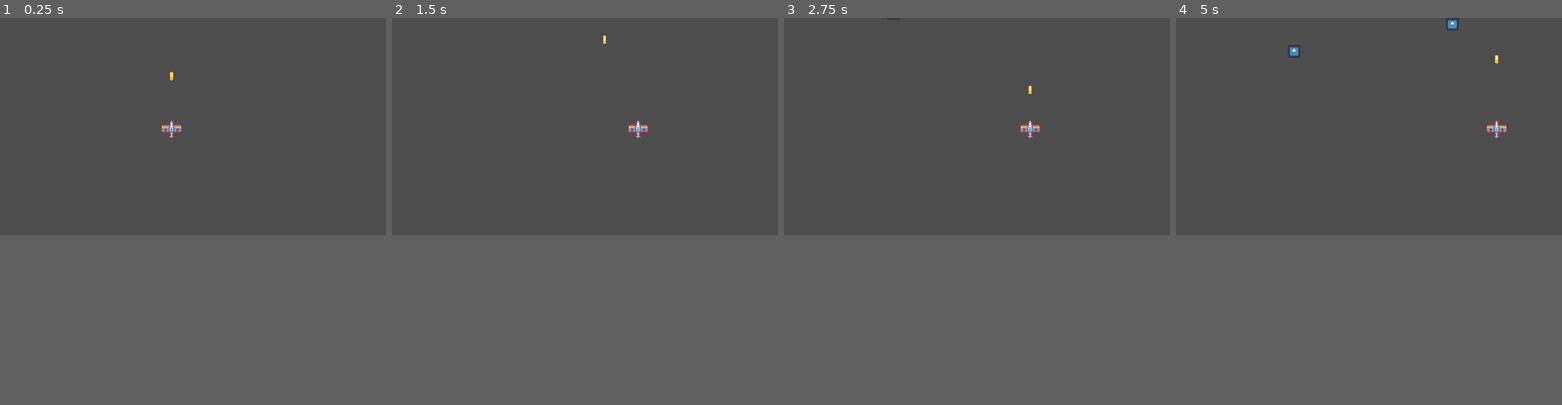
Above: before the commit, frames 1-4 (left to right).
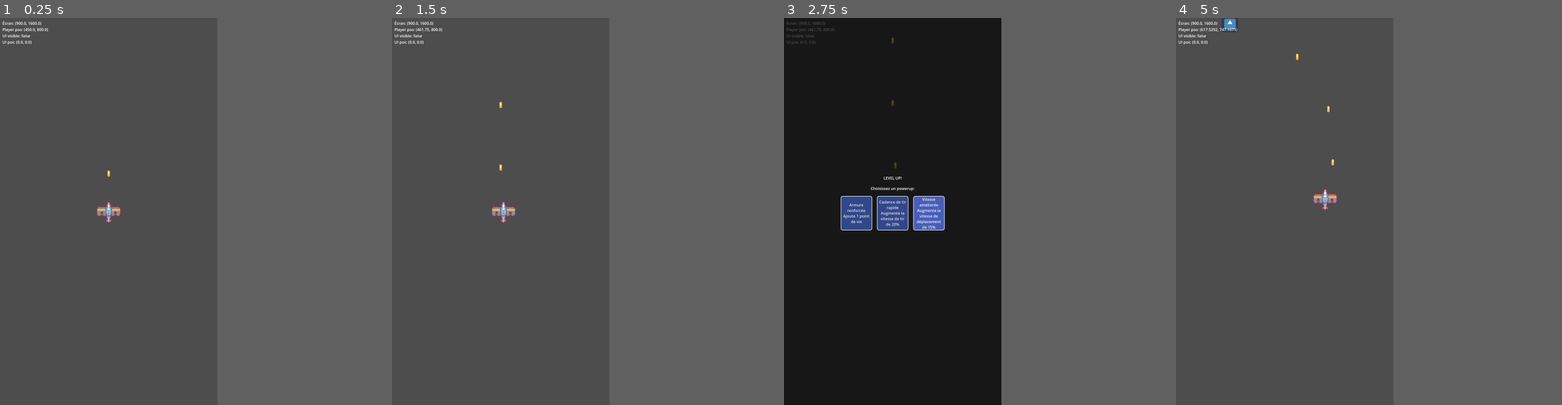
Above: after the commit, the same moments.

Repository: teubamaf/PlaneCrasher
Game: Godot game, scene res://Scenes/Playground/Test_Scene.tscn
The game is run twice, just before and just after one commit, with the same random seed, the same clock (stepped at 60 frames per second) and the same inputs. The engine's default icon, where the game draws it, is replaced by a stand-in: a white triangle on a blue panel in a dark square.
Inputs (mouse positions are in pixels of both pictures, inside the frame that each line leads up to):
- Up to frame 1 (0.25 s): no input
- Up to frame 2 (1.5 s): tap Enter at 0.5 s; move the mouse to (669, 114) at 0.52 s; hold D (move_right) 0.53-1.25 s; tap L at 0.6 s; click (669, 114) at 0.67 s; click (519, 126) at 1.25 s, where only the run after the commit has a clickable "Cadence de tir rapide Augment…"
- Up to frame 3 (2.75 s): drag from (899, 137) to (1031, 130) at 2.02 s
- Up to frame 4 (5 s): click (1303, 126) at 2.75 s, where only the run after the commit has a clickable "Armure renforcée Ajoute 1 poi…"; move the mouse to (1407, 79) at 3.52 s; hold D (move_right) 3.53-4.25 s; tap L at 3.6 s; click (1407, 79) at 3.67 s; drag from (1349, 168) to (1284, 37) at 4.27 s
In our replay, the window is 799x449 before the commit and 450x800 after it. These sizes can differ from the game's own. Grey fills any space a smaller window leaves; there, only what the larger window draws over its background counts as a difference.

The runs differ from the first frame. In frame 1, 0.5% of the frame differs, in the area x 0-48%, y 0-53%; in frame 2, 0.5%; in frame 3, 32%, in the area x 0-67%, y 0-57%; in frame 4, 0.8%.

Commit message:
feat: Power-up and level system

Diff:
--- a/Scenes/Ennemies/Enemy.tscn
+++ b/Scenes/Ennemies/Enemy.tscn
@@ -1,12 +1,13 @@
 [gd_scene load_steps=4 format=3 uid="uid://dxpeh1t3587yt"]
 
 [ext_resource type="Texture2D" uid="uid://dyf2tlsdgaykh" path="res://icon.svg" id="1_dfn4p"]
-[ext_resource type="Script" uid="uid://dfvoxlsj3r3jl" path="res://Script/Ennemies/enemy.gd" id="1_lv1dq"]
+[ext_resource type="Script" uid="uid://dfvoxlsj3r3jl" path="res://Script/Ennemies/Enemy.gd" id="1_lv1dq"]
 
 [sub_resource type="RectangleShape2D" id="RectangleShape2D_dfn4p"]
 size = Vector2(36, 37)
 
 [node name="Enemy" type="Area2D"]
+scale = Vector2(1.8267195, 1.8267195)
 collision_layer = 2
 collision_mask = 5
 script = ExtResource("1_lv1dq")
--- a/Scenes/Player/Player.tscn
+++ b/Scenes/Player/Player.tscn
@@ -9,7 +9,8 @@
 [sub_resource type="RectangleShape2D" id="RectangleShape2D_h54ih"]
 size = Vector2(60, 21)
 
-[node name="Player" type="CharacterBody2D"]
+[node name="Player" type="CharacterBody2D" groups=["player"]]
+scale = Vector2(1.622689, 1.622689)
 collision_mask = 2
 script = ExtResource("1_s0eop")
 
--- a/Scenes/Playground/Test_Scene.tscn
+++ b/Scenes/Playground/Test_Scene.tscn
@@ -1,12 +1,35 @@
-[gd_scene load_steps=4 format=3 uid="uid://b2il63hqe31yc"]
+[gd_scene load_steps=8 format=3 uid="uid://c4n5b6m7o8qaq"]
 
-[ext_resource type="Script" uid="uid://dmihb1j5igvhf" path="res://Script/Playground/test_scene.gd" id="1_2uc3r"]
+[ext_resource type="Script" uid="uid://dmihb1j5igvhf" path="res://Script/Playground/Test_scene.gd" id="1_2uc3r"]
 [ext_resource type="PackedScene" uid="uid://gbqjqj5xaaeq" path="res://Scenes/Player/Player.tscn" id="1_nl754"]
 [ext_resource type="PackedScene" uid="uid://dxpeh1t3587yt" path="res://Scenes/Ennemies/Enemy.tscn" id="2_8ibn2"]
+[ext_resource type="Script" uid="uid://c6ndhhui1st7f" path="res://Script/Systems/GameManager.gd" id="4_o2ev7"]
+[ext_resource type="PackedScene" uid="uid://bxq3mp0x7bvs1" path="res://Scenes/UI/PowerupSelectionUI.tscn" id="5_wsujw"]
+[ext_resource type="Script" uid="uid://de56dwnqbp0ow" path="res://Script/Debug/TestLevelUp.gd" id="6_gjcgs"]
+[ext_resource type="Script" uid="uid://7vakhdaav0dk" path="res://Script/Debug/ScreenDebugger.gd" id="7_abc123"]
 
 [node name="TestScene" type="Node2D"]
 script = ExtResource("1_2uc3r")
 enemy_scene = ExtResource("2_8ibn2")
 
 [node name="Player" parent="." instance=ExtResource("1_nl754")]
-position = Vector2(512, 330)
+position = Vector2(450, 800)
+
+[node name="GameManager" type="Node" parent="."]
+script = ExtResource("4_o2ev7")
+
+[node name="TestLevelUp" type="Node" parent="."]
+script = ExtResource("6_gjcgs")
+
+[node name="UILayer" type="CanvasLayer" parent="."]
+
+[node name="PowerupSelectionUI" parent="UILayer" instance=ExtResource("5_wsujw")]
+
+[node name="DebugUI" type="Control" parent="UILayer"]
+layout_mode = 3
+anchors_preset = 15
+anchor_right = 1.0
+anchor_bottom = 1.0
+grow_horizontal = 2
+grow_vertical = 2
+script = ExtResource("7_abc123")
--- a/Scenes/Projectiles/Projectile.tscn
+++ b/Scenes/Projectiles/Projectile.tscn
@@ -1,6 +1,6 @@
 [gd_scene load_steps=4 format=3 uid="uid://0go6u5fmkn0h"]
 
-[ext_resource type="Script" uid="uid://bk8vsg4drwql2" path="res://Script/Projectiles/projectile.gd" id="1_dqbtj"]
+[ext_resource type="Script" uid="uid://bk8vsg4drwql2" path="res://Script/Projectiles/Projectile.gd" id="1_dqbtj"]
 [ext_resource type="Texture2D" uid="uid://bqugm8mim34jt" path="res://Assets/Missiles/classic_missil.png" id="2_qupxw"]
 
 [sub_resource type="CapsuleShape2D" id="CapsuleShape2D_qupxw"]
--- /dev/null
+++ b/Scenes/UI/PowerupSelectionUI.tscn
@@ -0,0 +1,52 @@
+[gd_scene load_steps=2 format=3 uid="uid://bxq3mp0x7bvs1"]
+
+[ext_resource type="Script" uid="uid://m7wlxdddd1lv" path="res://Script/UI/PowerupSelectionUI.gd" id="1_abc123"]
+
+[node name="PowerupSelectionUI" type="Control" groups=["powerup_ui"]]
+layout_mode = 3
+anchors_preset = 15
+anchor_right = 1.0
+anchor_bottom = 1.0
+grow_horizontal = 2
+grow_vertical = 2
+script = ExtResource("1_abc123")
+
+[node name="Background" type="ColorRect" parent="."]
+layout_mode = 1
+anchors_preset = 15
+anchor_right = 1.0
+anchor_bottom = 1.0
+grow_horizontal = 2
+grow_vertical = 2
+color = Color(0, 0, 0, 0.7)
+
+[node name="VBoxContainer" type="VBoxContainer" parent="."]
+layout_mode = 1
+anchors_preset = 8
+anchor_left = 0.5
+anchor_top = 0.5
+anchor_right = 0.5
+anchor_bottom = 0.5
+offset_left = -250.0
+offset_top = -150.0
+offset_right = 250.0
+offset_bottom = 150.0
+grow_horizontal = 2
+grow_vertical = 2
+theme_override_constants/separation = 20
+
+[node name="TitleLabel" type="Label" parent="VBoxContainer"]
+layout_mode = 2
+text = "LEVEL UP!"
+horizontal_alignment = 1
+vertical_alignment = 1
+
+[node name="SubtitleLabel" type="Label" parent="VBoxContainer"]
+layout_mode = 2
+text = "Choisissez un powerup:"
+horizontal_alignment = 1
+
+[node name="PowerupContainer" type="HBoxContainer" parent="VBoxContainer"]
+layout_mode = 2
+theme_override_constants/separation = 20
+alignment = 1
--- /dev/null
+++ b/Script/Debug/ScreenDebugger.gd
@@ -0,0 +1,29 @@
+extends Control
+
+var debug_label: Label
+
+func _ready():
+	# Créer un label de debug en haut à gauche
+	debug_label = Label.new()
+	debug_label.position = Vector2(10, 10)
+	add_child(debug_label)
+
+	# Plein écran pour le debug
+	set_anchors_and_offsets_preset(Control.PRESET_FULL_RECT)
+
+func _process(_delta):
+	if debug_label:
+		var viewport_size = get_viewport().get_visible_rect().size
+		var player = get_tree().get_first_node_in_group("player")
+		var powerup_ui = get_tree().get_first_node_in_group("powerup_ui")
+
+		var text = "Écran: %s\n" % str(viewport_size)
+
+		if player:
+			text += "Player pos: %s\n" % str(player.global_position)
+
+		if powerup_ui:
+			text += "UI visible: %s\n" % str(powerup_ui.visible)
+			text += "UI pos: %s\n" % str(powerup_ui.global_position)
+
+		debug_label.text = text
--- /dev/null
+++ b/Script/Debug/TestLevelUp.gd
@@ -0,0 +1,22 @@
+extends Node
+
+# Script de test pour forcer un level up rapidement
+
+var player: Player
+
+func _ready():
+	await get_tree().process_frame
+	player = get_tree().get_first_node_in_group("player")
+
+	if player:
+		print("TestLevelUp: Player trouvé, ajout de XP pour test...")
+		await get_tree().create_timer(2.0).timeout
+		player.gain_xp(500)
+	else:
+		print("TestLevelUp: Player non trouvé!")
+
+func _input(event):
+	if event is InputEventKey and event.pressed:
+		if event.keycode == KEY_L and player:
+			print("TestLevelUp: Ajout de 200 XP (touche L)")
+			player.gain_xp(200)
--- /dev/null
+++ b/Script/Debug/XPDebugger.gd
@@ -0,0 +1,31 @@
+extends Control
+
+var player: Player
+var label: Label
+
+func _ready():
+	# Créer un label pour afficher l'XP
+	label = Label.new()
+	label.position = Vector2(10, 10)
+	add_child(label)
+
+	await get_tree().process_frame
+	player = get_tree().get_first_node_in_group("player")
+
+	if player and player.level_system:
+		player.level_system.xp_gained.connect(_on_xp_gained)
+		player.level_system.level_up.connect(_on_level_up)
+
+func _process(_delta):
+	if player and player.level_system:
+		var current_xp = player.level_system.current_xp
+		var required_xp = player.level_system.get_xp_required_for_next_level()
+		var current_level = player.level_system.current_level
+
+		label.text = "Level: %d\nXP: %d/%d" % [current_level, current_xp, required_xp]
+
+func _on_xp_gained(amount: int):
+	print("XPDebugger: +", amount, " XP")
+
+func _on_level_up(new_level: int):
+	print("XPDebugger: LEVEL UP! Niveau ", new_level)
--- a/Script/Ennemies/enemy.gd
+++ b/Script/Ennemies/enemy.gd
@@ -1,8 +1,10 @@
 extends Area2D
+class_name Enemy
 
 @export var health: int = 3
 @export var move_speed: float = 100.0
 @export var movement_pattern: String = "straight"
+@export var xp_reward: int = 40
 
 var initial_position: Vector2
 var time_alive: float = 0.0
@@ -55,6 +57,11 @@
 func die():
 	enemy_destroyed.emit(self)
 
+	# Donner de l'XP au joueur
+	var players = get_tree().get_nodes_in_group("player")
+	if players.size() > 0 and players[0].has_method("gain_xp"):
+		players[0].gain_xp(xp_reward)
+
 	# Effet de destruction
 	var tween = create_tween()
 	tween.parallel().tween_property(self, "scale", Vector2.ZERO, 0.2)
--- a/Script/Player/Player.gd
+++ b/Script/Player/Player.gd
@@ -1,30 +1,57 @@
 extends CharacterBody2D
 class_name Player
 
-@export var speed: float = 300.0
+@export var base_speed: float = 300.0
 @export var acceleration: float = 1500.0
 @export var friction: float = 1200.0
 
-@export var lifepoint = 3
+# Références aux systèmes
+var level_system: LevelSystem
+var powerup_system: PowerupSystem
+
+@export var base_lifepoint = 3
 @export var shoot_timer = 0.0
+@export var base_shoot_cooldown: float = 0.5
 @export var bullet_speed: float = 400.0
 var bullet_scene = preload("res://Scenes/Projectiles/Projectile.tscn")
 
+# Variables calculées dynamiquement
+var speed: float
+var lifepoint: int
+var max_lifepoint: int
+var shoot_cooldown: float
+
 var input_vector : Vector2 = Vector2.ZERO
+var touch_position: Vector2 = Vector2.ZERO
+var is_touching: bool = false
 
 func _ready():
 
+	add_to_group("player")
+
+	# Initialiser les systèmes
+	level_system = LevelSystem.new()
+	powerup_system = PowerupSystem.new()
+	add_child(level_system)
+	add_child(powerup_system)
+
+	# Connecter les signaux
+	level_system.level_up.connect(_on_level_up)
+	powerup_system.powerup_applied.connect(_on_powerup_applied)
+
+	# Initialiser les stats
+	update_stats()
+
 	var hitbox = $Hitbox
-
 	hitbox.area_entered.connect(_on_hitbox_area_entered)
 
-	#DEBUG
 	print("Joueur initialisé avec ", lifepoint, " points de vie")
 
 
 func _physics_process(delta):
 	input_vector = Vector2.ZERO
 
+	# Contrôles clavier (PC)
 	if Input.is_action_pressed("move_left"):
 		input_vector.x -= 1
 	if Input.is_action_pressed("move_right"):
@@ -33,6 +60,15 @@
 		input_vector.y -= 1
 	if Input.is_action_pressed("move_down"):
 		input_vector.y += 1
+
+	# Contrôles tactiles (Mobile)
+	if is_touching:
+		var direction = (touch_position - global_position).normalized()
+		var distance = global_position.distance_to(touch_position)
+
+		# Zone morte pour éviter les micro-mouvements
+		if distance > 30:
+			input_vector = direction
 
 	if input_vector.length() > 0:
 		input_vector = input_vector.normalized()
@@ -47,13 +83,27 @@
 	shoot_timer -= delta
 	if shoot_timer <= 0:
 		shoot()
-		shoot_timer = 0.5
+		shoot_timer = shoot_cooldown
 
 func shoot():
-	var bullet = bullet_scene.instantiate()
-	get_parent().add_child(bullet)
-	bullet.position = position + Vector2(0, -40)
-	bullet.velocity = Vector2(0, -bullet_speed)
+	var projectile_count = powerup_system.get_projectile_count()
+	var damage_multiplier = powerup_system.get_damage_multiplier()
+
+	for i in range(projectile_count):
+		var bullet = bullet_scene.instantiate()
+		get_parent().add_child(bullet)
+
+		# Position de départ avec espacement pour plusieurs projectiles
+		var offset_x = 0
+		if projectile_count > 1:
+			offset_x = (i - (projectile_count - 1) * 0.5) * 20
+
+		bullet.position = position + Vector2(offset_x, -40)
+		bullet.velocity = Vector2(0, -bullet_speed)
+
+		# Appliquer les dégâts améliorés
+		if bullet.has_method("set_damage"):
+			bullet.set_damage(int(bullet.damage * damage_multiplier))
 
 
 func take_damage(amount: int = 1):
@@ -71,5 +121,37 @@
 	print("Game Over !")
 	queue_free()
 
+func _input(event):
+	if event is InputEventScreenTouch:
+		if event.pressed:
+			is_touching = true
+			touch_position = event.position
+		else:
+			is_touching = false
+
+	elif event is InputEventScreenDrag:
+		if is_touching:
+			touch_position = event.position
+
 func _on_hitbox_area_entered(area):
 	print("Collision détectée avec: ", area.name)
+
+func update_stats():
+	# Calculer les stats modifiées par les powerups
+	speed = base_speed * powerup_system.get_move_speed_multiplier()
+	shoot_cooldown = base_shoot_cooldown / powerup_system.get_attack_speed_multiplier()
+	max_lifepoint = base_lifepoint + powerup_system.get_bonus_health()
+
+	# Ajuster les points de vie si powerup
+	if lifepoint == 0 or lifepoint > max_lifepoint:
+		lifepoint = max_lifepoint
+
+func _on_level_up(new_level: int):
+	print("Level up! Nouveau niveau: ", new_level)
+
+func _on_powerup_applied(powerup):
+	update_stats()
+	print("Powerup appliqué: ", powerup.name)
+
+func gain_xp(amount: int):
+	level_system.add_xp(amount)
--- a/Script/Projectiles/projectile.gd
+++ b/Script/Projectiles/projectile.gd
@@ -52,3 +52,6 @@
 	if body.has_method("take_damage") and body != get_parent():
 		body.take_damage(damage)
 	queue_free()
+
+func set_damage(new_damage: int):
+	damage = new_damage
--- /dev/null
+++ b/Script/Systems/GameManager.gd
@@ -0,0 +1,44 @@
+extends Node
+class_name GameManager
+
+var player: Player
+var powerup_ui: PowerupSelectionUI
+
+func _ready():
+	#Permet que tous les nodes soient initialisés
+	await get_tree().process_frame
+	initialize_connections()
+
+func initialize_connections():
+	player = get_tree().get_first_node_in_group("player")
+	powerup_ui = get_tree().get_first_node_in_group("powerup_ui")
+
+	print("GameManager: Player trouvé: ", player != null)
+	print("GameManager: PowerupUI trouvé: ", powerup_ui != null)
+
+	if player and player.level_system:
+		player.level_system.level_up.connect(_on_player_level_up)
+		print("GameManager: Signal level_up connecté")
+	else:
+		print("GameManager: Impossible de connecter level_up - Player ou level_system manquant")
+
+	if powerup_ui:
+		powerup_ui.powerup_selected.connect(_on_powerup_selected)
+		print("GameManager: Signal powerup_selected connecté")
+	else:
+		print("GameManager: Impossible de connecter powerup_selected - PowerupUI manquant")
+
+func _on_player_level_up(new_level: int):
+	print("GameManager: Level up détecté! Niveau: ", new_level)
+	if powerup_ui and player and player.powerup_system:
+		#print("GameManager: Affichage de l'UI de sélection de powerup")
+		powerup_ui.show_powerup_selection(player.powerup_system)
+	else:
+		print("GameManager: Impossible d'afficher l'UI - composants manquants")
+
+func _on_powerup_selected(powerup: PowerupSystem.Powerup):
+	print("GameManager: Powerup sélectionné: ", powerup.name)
+	if player and player.powerup_system:
+		player.powerup_system.apply_powerup(powerup)
+	else:
+		print("GameManager: Impossible d'appliquer le powerup - player manquant")
--- /dev/null
+++ b/Script/Systems/LevelSystem.gd
@@ -0,0 +1,39 @@
+extends Node
+class_name LevelSystem
+
+signal level_up(new_level)
+signal xp_gained(amount)
+
+@export var current_level: int = 1
+@export var current_xp: int = 0
+@export var base_xp_requirement: int = 100
+
+# Formule: base_xp * (level^1.1) pour une progression exponentielle
+func get_xp_required_for_level(level: int) -> int:
+	return int(base_xp_requirement * pow(level, 1.1))
+
+func get_xp_required_for_next_level() -> int:
+	return get_xp_required_for_level(current_level)
+
+func add_xp(amount: int):
+	current_xp += amount
+	xp_gained.emit(amount)
+
+	check_level_up()
+
+func check_level_up():
+	var xp_required = get_xp_required_for_next_level()
+
+	while current_xp >= xp_required:
+		current_xp -= xp_required
+		current_level += 1
+		level_up.emit(current_level)
+
+		print("Level Up! Nouveau niveau: ", current_level)
+
+		# Recalculer pour le prochain niveau
+		xp_required = get_xp_required_for_next_level()
+
+func get_xp_progress() -> float:
+	var required = get_xp_required_for_next_level()
+	return float(current_xp) / float(required)
--- /dev/null
+++ b/Script/Systems/PowerupSystem.gd
@@ -0,0 +1,113 @@
+extends Node
+class_name PowerupSystem
+
+enum PowerupType {
+	ATTACK_SPEED,
+	PROJECTILE_COUNT,
+	MOVE_SPEED,
+	DAMAGE,
+	HEALTH
+}
+
+class Powerup:
+	var type: PowerupType
+	var name: String
+	var description: String
+	var icon_path: String
+	var effect_value: float
+
+	func _init(p_type: PowerupType, p_name: String, p_description: String, p_effect_value: float, p_icon_path: String = ""):
+		type = p_type
+		name = p_name
+		description = p_description
+		effect_value = p_effect_value
+		icon_path = p_icon_path
+
+# Dictionnaire pour stocker les améliorations actives
+var active_powerups: Dictionary = {}
+
+signal powerup_applied(powerup: Powerup)
+
+func _ready():
+	# Initialise le compteurs de powerups
+	for powerup_type in PowerupType.values():
+		active_powerups[powerup_type] = 0
+
+func get_available_powerups() -> Array[Powerup]:
+	var powerups: Array[Powerup] = []
+
+	powerups.append(Powerup.new(
+		PowerupType.ATTACK_SPEED,
+		"Cadence de tir rapide",
+		"Augmente la vitesse de tir de 20%",
+		0.2
+	))
+
+	powerups.append(Powerup.new(
+		PowerupType.PROJECTILE_COUNT,
+		"Tirs multiples",
+		"Ajoute un projectile supplémentaire",
+		1
+	))
+
+	powerups.append(Powerup.new(
+		PowerupType.MOVE_SPEED,
+		"Vitesse améliorée",
+		"Augmente la vitesse de déplacement de 15%",
+		0.15
+	))
+
+	powerups.append(Powerup.new(
+		PowerupType.DAMAGE,
+		"Dégâts renforcés",
+		"Augmente les dégâts de 50%",
+		0.5
+	))
+
+	powerups.append(Powerup.new(
+		PowerupType.HEALTH,
+		"Armure renforcée",
+		"Ajoute 1 point de vie",
+		1
+	))
+
+	return powerups
+
+func get_random_powerups(count: int = 3) -> Array[Powerup]:
+	var all_powerups = get_available_powerups()
+	var selected: Array[Powerup] = []
+
+	# permet de mélanger
+	all_powerups.shuffle()
+
+	for i in range(min(count, all_powerups.size())):
+		selected.append(all_powerups[i])
+
+	return selected
+
+func apply_powerup(powerup: Powerup):
+	active_powerups[powerup.type] += 1
+	powerup_applied.emit(powerup)
+	print("Powerup appliqué: ", powerup.name, " (Total: ", active_powerups[powerup.type], ")")
+
+func get_powerup_level(type: PowerupType) -> int:
+	return active_powerups.get(type, 0)
+
+# Fonctions pour calculer les valeurs modifiées
+func get_attack_speed_multiplier() -> float:
+	var level = get_powerup_level(PowerupType.ATTACK_SPEED)
+	return 1.0 + (level * 0.2)  # 20% par niveau
+
+func get_projectile_count() -> int:
+	return 1 + get_powerup_level(PowerupType.PROJECTILE_COUNT)
+
+func get_move_speed_multiplier() -> float:
+	var level = get_powerup_level(PowerupType.MOVE_SPEED)
+	return 1.0 + (level * 0.15)  # 15% par niveau
+
+func get_damage_multiplier() -> float:
+	var level = get_powerup_level(PowerupType.DAMAGE)
+	return 1.0 + (level * 0.5)  # 50% par niveau
+
+func get_bonus_health() -> int:
+	return get_powerup_level(PowerupType.HEALTH)
--- /dev/null
+++ b/Script/UI/PowerupSelectionUI.gd
@@ -0,0 +1,131 @@
+extends Control
+class_name PowerupSelectionUI
+
+signal powerup_selected(powerup: PowerupSystem.Powerup)
+
+@onready var powerup_container: HBoxContainer = $VBoxContainer/PowerupContainer
+@onready var title_label: Label = $VBoxContainer/TitleLabel
+
+var available_powerups: Array[PowerupSystem.Powerup] = []
+var powerup_system: PowerupSystem
+var is_showing: bool = false
+
+func _ready():
+	visible = false
+	# S'assure que l'UI peut recevoir les inputs
+	mouse_filter = Control.MOUSE_FILTER_STOP
+	process_mode = Node.PROCESS_MODE_ALWAYS
+	adapt_to_screen_size()
+
+func show_powerup_selection(p_powerup_system: PowerupSystem):
+	if is_showing:
+		print("PowerupUI: Déjà en cours d'affichage, ignoré")
+		return
+
+	is_showing = true
+	powerup_system = p_powerup_system
+	available_powerups = powerup_system.get_random_powerups(3)
+
+	# S'assure qu'on a exactement 3 powerups
+	if available_powerups.size() > 3:
+		available_powerups = available_powerups.slice(0, 3)
+
+	print("PowerupUI: Affichage de l'UI de sélection avec ", available_powerups.size(), " powerups")
+
+	# Nettoie les anciens boutons
+	for child in powerup_container.get_children():
+		child.queue_free()
+
+	# Attendre un frame pour que supprimés les enfants
+	await get_tree().process_frame
+
+	# Adapter la taille à l'écran
+	adapt_to_screen_size()
+
+	# Créer les boutons de powerup
+	for powerup in available_powerups:
+		create_powerup_button(powerup)
+
+	# S'assure que l'UI est au premier plan
+	move_to_front()
+	visible = true
+	get_tree().paused = true
+
+	print("PowerupUI: UI visible et jeu en pause")
+
+func create_powerup_button(powerup: PowerupSystem.Powerup):
+	var button = Button.new()
+
+	# Taille responsive selon l'écran
+	var viewport_size = get_viewport().get_visible_rect().size
+	var button_width = 140
+	var button_height = 80
+
+	# Adapter pour mobile
+	if viewport_size.x < viewport_size.y:  # Mode portrait
+		button_width = min(viewport_size.x / 3.5, 130)
+		button_height = max(button_width * 0.7, 70)
+
+	button.custom_minimum_size = Vector2(button_width, button_height)
+	button.text = powerup.name + "\n" + powerup.description
+
+	# S'assurer que le bouton soit clicable
+	button.mouse_filter = Control.MOUSE_FILTER_STOP
+
+	button.autowrap_mode = TextServer.AUTOWRAP_WORD_SMART
+
+	button.add_theme_stylebox_override("normal", create_powerup_style(Color(0.2, 0.3, 0.6, 0.9)))
+	button.add_theme_stylebox_override("hover", create_powerup_style(Color(0.3, 0.4, 0.8, 0.9)))
+	button.add_theme_stylebox_override("pressed", create_powerup_style(Color(0.4, 0.5, 1.0, 0.9)))
+
+	# Connecter le signal avec debug
+	button.pressed.connect(_on_powerup_button_pressed.bind(powerup))
+	print("PowerupUI: Signal connecté pour ", powerup.name)
+
+	powerup_container.add_child(button)
+	print("PowerupUI: Bouton créé pour ", powerup.name, " (", button_width, "x", button_height, ")")
+
+func create_powerup_style(color: Color) -> StyleBoxFlat:
+	var style = StyleBoxFlat.new()
+	style.bg_color = color
+	style.border_width_left = 2
+	style.border_width_right = 2
+	style.border_width_top = 2
+	style.border_width_bottom = 2
+	style.border_color = Color.WHITE
+	style.corner_radius_top_left = 8
+	style.corner_radius_top_right = 8
+	style.corner_radius_bottom_left = 8
+	style.corner_radius_bottom_right = 8
+	return style
+
+func _on_powerup_button_pressed(powerup: PowerupSystem.Powerup):
+	print("PowerupUI: Bouton cliqué pour ", powerup.name)
+	powerup_selected.emit(powerup)
+	hide_selection()
+
+func hide_selection():
+	visible = false
+	get_tree().paused = false
+	is_showing = false
+	print("PowerupUI: UI cachée, jeu repris")
+
+func adapt_to_screen_size():
+	var viewport_size = get_viewport().get_visible_rect().size
+	var vbox = $VBoxContainer
+
+	# Calculer les dimensions responsives
+	var container_width = min(viewport_size.x * 0.9, 500)  # 90% de la largeur max 500px
+	var container_height = min(viewport_size.y * 0.6, 300)  # 60% de la hauteur max 300px
+
+	# Pour écran très petit
+	if viewport_size.x < 700:
+		container_width = viewport_size.x * 0.95
+		container_height = min(viewport_size.y * 0.4, 250)
+
+	vbox.position.x = (viewport_size.x - container_width) / 2
+	vbox.position.y = (viewport_size.y - container_height) / 2
+	vbox.size.x = container_width
+	vbox.size.y = container_height
+
+	print("PowerupUI: Viewport ", viewport_size, " -> Container pos: ", vbox.position, " size: ", vbox.size)
--- a/project.godot
+++ b/project.godot
@@ -10,10 +10,17 @@
 
 [application]
 
-config/name="Nouveau projet de jeu"
-run/main_scene="uid://b2il63hqe31yc"
+config/name="PlaneCrasher"
+run/main_scene="uid://c4n5b6m7o8qaq"
 config/features=PackedStringArray("4.5", "Mobile")
 config/icon="res://icon.svg"
+
+[display]
+
+window/size/viewport_width=900
+window/size/viewport_height=1600
+window/stretch/mode="viewport"
+window/handheld/orientation=1
 
 [file_customization]
 
@@ -22,6 +29,11 @@
 "res://Scenes/": "orange",
 "res://Script/": "yellow"
 }
+
+[global_group]
+
+player=""
+powerup_ui=""
 
 [input]
 
@@ -54,4 +66,6 @@
 
 [rendering]
 
+textures/canvas_textures/default_texture_filter=0
 renderer/rendering_method="mobile"
+textures/vram_compression/import_etc2_astc=true
Not shown, added: Script/Debug/ScreenDebugger.gd.uid
Not shown, added: Script/Debug/TestLevelUp.gd.uid
Not shown, added: Script/Debug/XPDebugger.gd.uid
Not shown, added: Script/Systems/GameManager.gd.uid
Not shown, added: Script/Systems/LevelSystem.gd.uid
Not shown, added: Script/Systems/PowerupSystem.gd.uid
Not shown, added: Script/UI/PowerupSelectionUI.gd.uid
Not shown, added: export_presets.cfg
